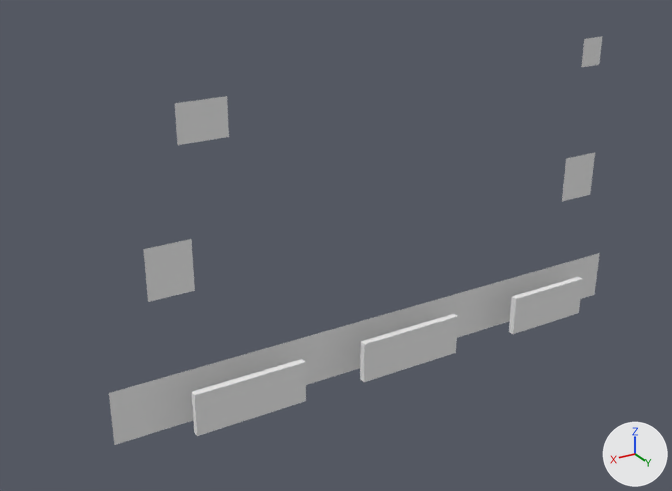
Renders of the Blender file Assets/GUI/3dui.blend from each side of a commit.
Before and after are seen from a 50 mm lens placed at (30.1, 38.3, 20.4), pointed at (5.1, -3.4, -0.5). Arrows for +X, +Y and +Z are at lower right; the lights stay in place.

Names of what the first picture shows: 'backplane', 'fb', 'left', 'logo', 'race', 'right', 'sound', 'store'.
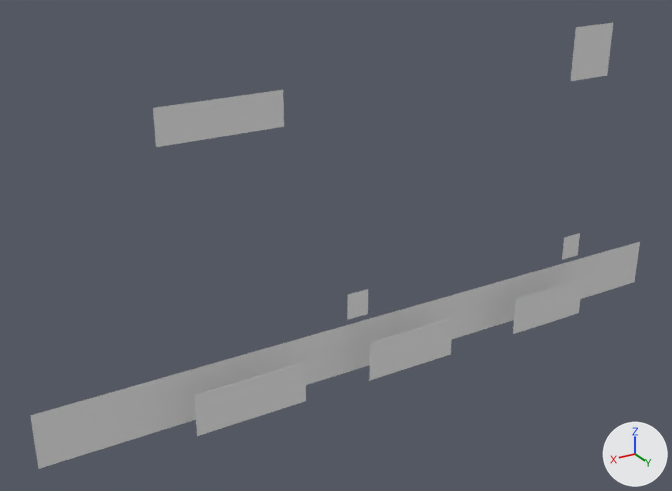
Where the change shows, as pixel boxes [x1, y1, x2, y2] in the pictures (672 x 491 px):
'backplane', reshaped (24% wider, 18% taller)
    before: [109, 253, 600, 445]
    after: [30, 242, 640, 469]
'logo', reshaped (140% wider, 16% taller)
    before: [175, 96, 229, 145]
    after: [153, 90, 284, 147]
'store', mesh rescaled (15% narrower, 9% shorter)
    before: [360, 314, 458, 382]
    after: [370, 318, 453, 380]
'left', reshaped (58% narrower, 50% shorter)
    before: [143, 239, 195, 302]
    after: [347, 289, 368, 320]
'sound', reshaped
    before: [581, 36, 603, 67]
    after: [571, 23, 613, 81]
'right', reshaped (44% narrower, 43% shorter)
    before: [562, 153, 595, 201]
    after: [562, 233, 580, 260]

The change, as a diff of the scene's bpy script:
```diff
--- a/Assets/GUI/3dui.blend.py
+++ b/Assets/GUI/3dui.blend.py
@@ me_plane_007 @@
 me_plane_007.from_pydata(...)  # 4 vertices, 1 face; spans x -61.6..51.7, y -0.4, z -7.7..-1.7
 # used by ob_backplane; location = (3.04, -2.8, -4.63); scale = (0.308, 0.533, 0.533)
-me_plane_007.vertices[0].co = (-61.6, -0.4, -7.7)  # pixel (594, 294)
-me_plane_007.vertices[1].co = (51.7, -0.4, -7.7)  # pixel (114, 445)
-me_plane_007.vertices[2].co = (-61.6, -0.4, -1.7)  # pixel (599, 253)
-me_plane_007.vertices[3].co = (51.7, -0.4, -1.7)  # pixel (108, 393)
+# me_plane_007 part 1
+me_plane_007.vertices[0].co = (-74.6, -0.4, -7.7)  # pixel (634, 282)
+me_plane_007.vertices[1].co = (64.7, -0.4, -7.7)  # pixel (38, 468)
+me_plane_007.vertices[2].co = (-74.6, -0.4, -1.7)  # pixel (640, 241)
+me_plane_007.vertices[3].co = (64.7, -0.4, -1.7)  # pixel (30, 415)
 me_plane_007.materials.append(mat_material)
@@ me_plane_005 @@
 me_plane_005.from_pydata(...)  # 8 vertices, 6 faces; spans x -17.5..6.6, y -3.3..-2.5, z -7.3..-2.1
 # used by ob_store; location = (3.04, 0.52, -4.63); scale = (0.277, 0.48, 0.48)
+# me_plane_005 part 2: the whole mesh is scaled about its middle by (0.882, 0.0316, 1), then moved by (0.0, 0.4, 0.0)
 me_plane_005.materials.append(mat_material)
@@ me_plane_002 @@
 me_plane_002.from_pydata(...)  # 4 vertices, 1 face; spans x 36.16..44.34, y 0.88, z 7.57..12.96
 # used by ob_left; location = (3.04, -2.8, -4.63); scale = (0.308, 0.533, 0.533)
-me_plane_002.vertices[0].co = (36.16, 0.88, 7.57)  # pixel (194, 290)
-me_plane_002.vertices[1].co = (44.34, 0.88, 7.57)  # pixel (148, 302)
-me_plane_002.vertices[2].co = (36.16, 0.88, 12.96)  # pixel (191, 238)
-me_plane_002.vertices[3].co = (44.34, 0.88, 12.96)  # pixel (143, 249)
+# me_plane_002 part 3
+me_plane_002.vertices[0].co = (1.73, 0.88, -0.24)  # pixel (367, 313)
+me_plane_002.vertices[1].co = (6.31, 0.88, -0.24)  # pixel (347, 319)
+me_plane_002.vertices[2].co = (1.73, 0.88, 2.78)  # pixel (368, 289)
+me_plane_002.vertices[3].co = (6.31, 0.88, 2.78)  # pixel (347, 294)
 me_plane_002.materials.append(mat_material)
@@ me_plane_001 @@
 me_plane_001.from_pydata(...)  # 4 vertices, 1 face; spans x -54.09..-45.92, y 0.88, z 7.57..12.96
 # used by ob_right; location = (3.04, -2.8, -4.63); scale = (0.308, 0.533, 0.533)
-me_plane_001.vertices[0].co = (-54.09, 0.88, 7.57)  # pixel (590, 194)
-me_plane_001.vertices[1].co = (-45.92, 0.88, 7.57)  # pixel (561, 201)
-me_plane_001.vertices[2].co = (-54.09, 0.88, 12.96)  # pixel (595, 152)
-me_plane_001.vertices[3].co = (-45.92, 0.88, 12.96)  # pixel (566, 158)
+# me_plane_001 part 4
+me_plane_001.vertices[0].co = (-52.29, 0.88, -0.34)  # pixel (577, 255)
+me_plane_001.vertices[1].co = (-47.71, 0.88, -0.34)  # pixel (561, 259)
+me_plane_001.vertices[2].co = (-52.29, 0.88, 2.68)  # pixel (580, 233)
+me_plane_001.vertices[3].co = (-47.71, 0.88, 2.68)  # pixel (564, 237)
 me_plane_001.materials.append(mat_material)
@@ me_plane_000 @@
 me_plane_000.from_pydata(...)  # 4 vertices, 1 face; spans x -2.45..2.45, y 0.0, z -1.62..1.62
 # used by ob_sound; location = (-12.36, -2.33, 8.84); scale = (0.308, 0.533, 0.533)
-me_plane_000.vertices[0].co = (-2.45, 0.0, -1.62)  # pixel (599, 64)
-me_plane_000.vertices[1].co = (2.45, 0.0, -1.62)  # pixel (581, 67)
-me_plane_000.vertices[2].co = (-2.45, 0.0, 1.62)  # pixel (602, 36)
-me_plane_000.vertices[3].co = (2.45, 0.0, 1.62)  # pixel (584, 38)
+# me_plane_000 part 5
+me_plane_000.vertices[0].co = (-5.03, 0.0, -3.04)  # pixel (607, 75)
+me_plane_000.vertices[1].co = (5.03, 0.0, -3.04)  # pixel (570, 81)
+me_plane_000.vertices[2].co = (-5.03, 0.0, 3.04)  # pixel (613, 22)
+me_plane_000.vertices[3].co = (5.03, 0.0, 3.04)  # pixel (575, 27)
 me_plane_000.materials.append(mat_sound)
@@ me_plane_012 @@
 me_plane_012.from_pydata(...)  # 4 vertices, 1 face; spans x -4.37..4.37, y 0.0, z -1.91..1.91
 # used by ob_logo; location = (13.22, -2.33, 8.23); scale = (0.308, 0.533, 0.533)
-me_plane_012.vertices[0].co = (-4.37, 0.0, -1.91)  # pixel (228, 136)
-me_plane_012.vertices[1].co = (4.37, 0.0, -1.91)  # pixel (177, 145)
-me_plane_012.vertices[2].co = (-4.37, 0.0, 1.91)  # pixel (227, 96)
-me_plane_012.vertices[3].co = (4.37, 0.0, 1.91)  # pixel (174, 103)
+# me_plane_012 part 6
+me_plane_012.vertices[0].co = (-14.32, 0.0, -1.78)  # pixel (284, 126)
+me_plane_012.vertices[1].co = (7.86, 0.0, -1.78)  # pixel (156, 147)
+me_plane_012.vertices[2].co = (-14.32, 0.0, 1.78)  # pixel (283, 89)
+me_plane_012.vertices[3].co = (7.86, 0.0, 1.78)  # pixel (152, 107)
 me_plane_012.materials.append(mat_material)
```
